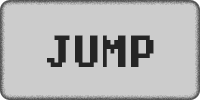
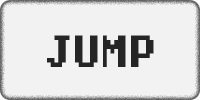
Revision of a layered (200, 100) image; what changed, layer by layer:
"Rounded Rectangle 1 copy": opacity 20% → 5% over [0, 0, 200, 100]
